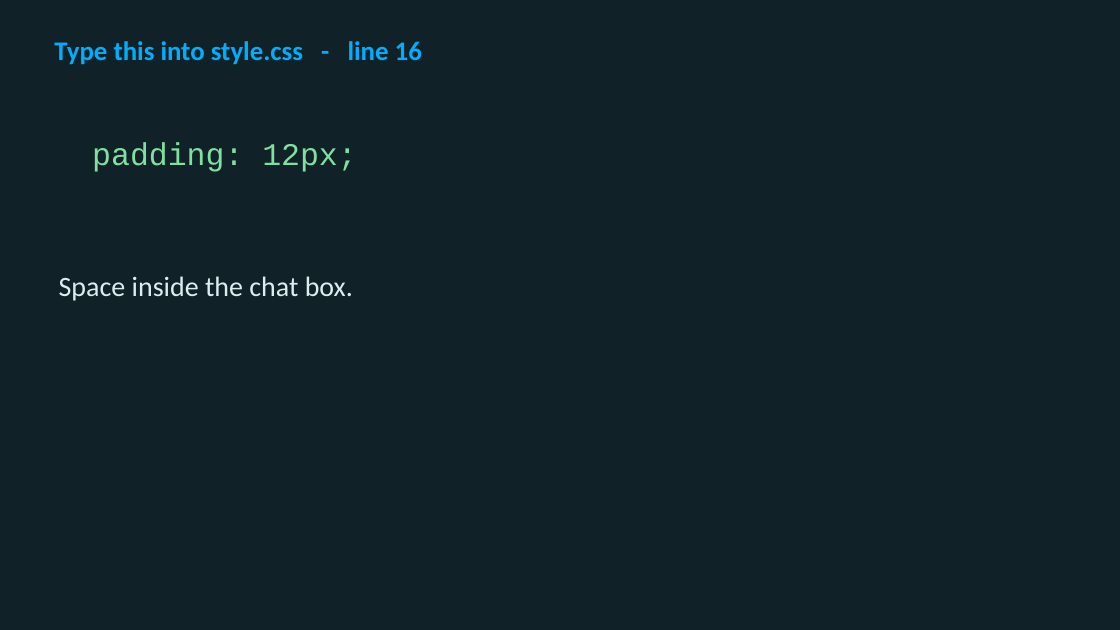
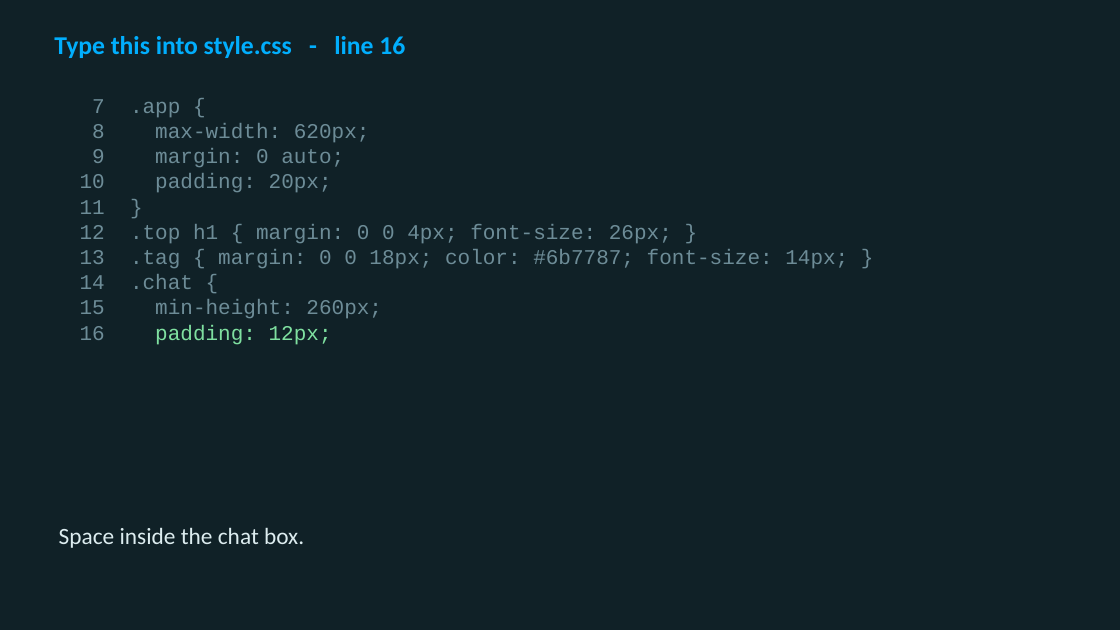
Before and after one commit to utgapps/utgapps.github.io, a slide deck: slide 54 of ai101/slides/week-01.pptx (slide 51 before the commit). Drawn at 1120x630 pixels with LibreOffice and Linux fonts; fonts in the diff are those of the drawing. Boxes give left, top, right and bottom in pixels: in the first picture for what was removed or moved away, otherwise in the second. Text is boxed around its words. In the diff, an @@ line names an element or a change of style, - is before the commit and + after.

```diff
--- a/ai101/slides/week-01.pptx
+++ b/ai101/slides/week-01.pptx
@@ text "Type this into style.css - ..." at (x1=54, y1=36, x2=405, y2=58): size 23 to 22 pt @@
@@ text added at (x1=92, y1=99, x2=848, y2=345), 18 pt, text #6D8C97 @@
+7 .app {
+8 max-width: 620px;
+9 margin: 0 auto;
+10 padding: 20px;
+11 }
+12 .top h1 { margin: 0 0 4px; font-size: 26px; }
+13 .tag { margin: 0 0 18px; color: #6b7787; font-size: 14px; }
+14 .chat {
+15 min-height: 260px;
+16 padding: 12px;
@@ text removed at (x1=92, y1=143, x2=356, y2=172) @@
-padding: 12px;
@@ text "Space inside the chat box." moved from (x1=59, y1=276, x2=353, y2=301) to (x1=59, y1=527, x2=304, y2=548) @@
@@ text "Space inside the chat box." at (x1=59, y1=527, x2=304, y2=548): size 24 to 20 pt @@
```
Also in this commit, not shown: 52 other slides changed, 9 slides added, 3 slides removed, 30 other files.
